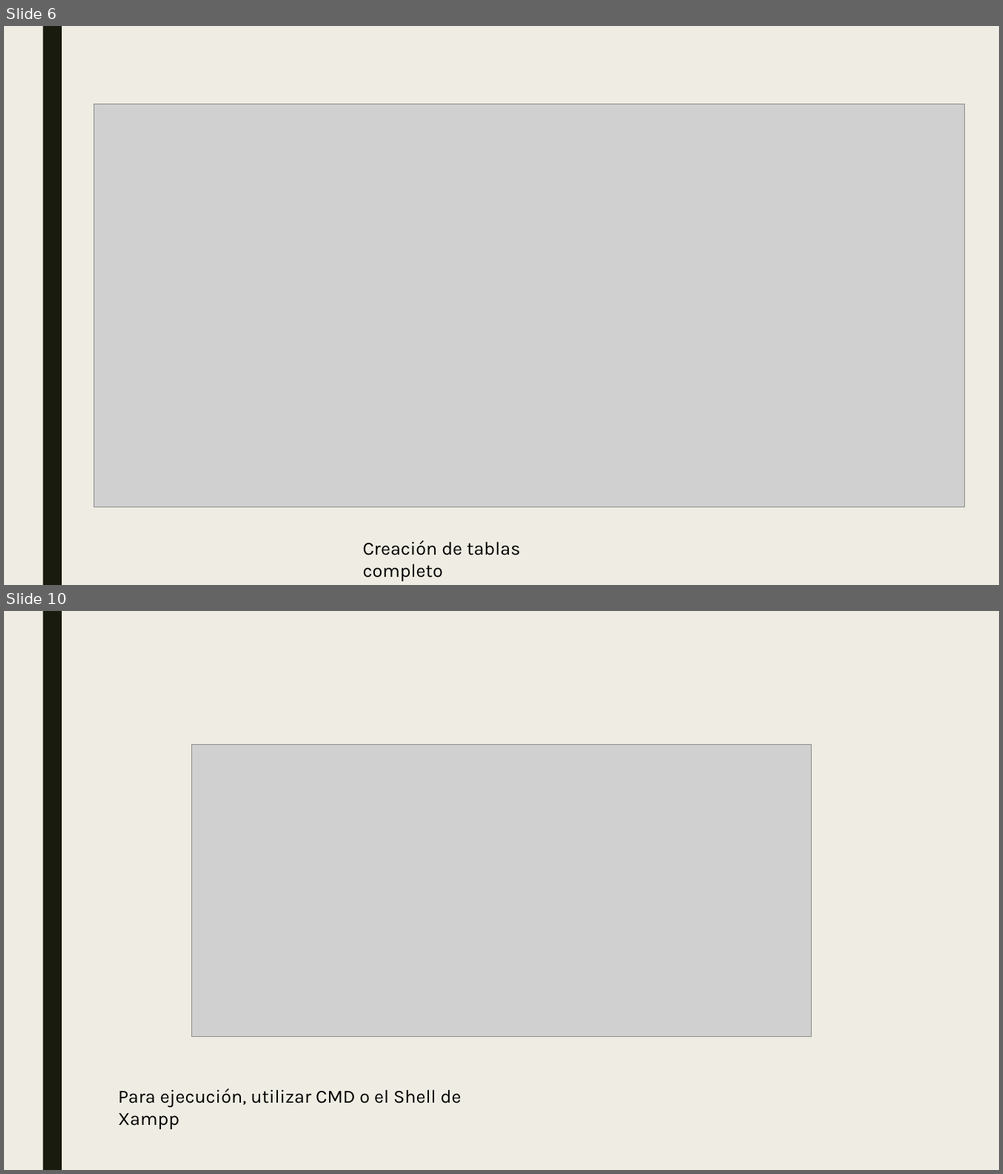
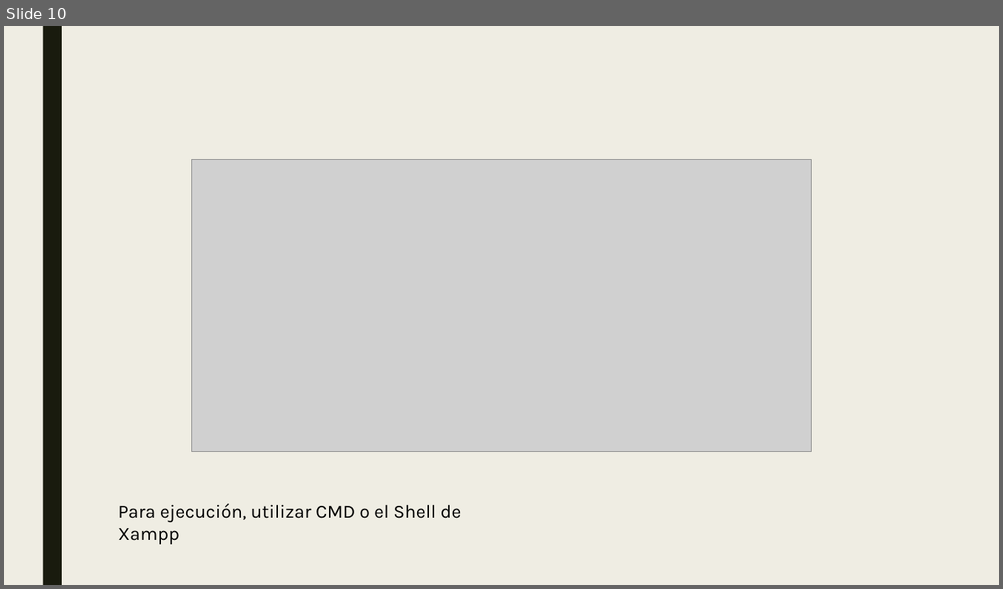
Before and after one commit to Helinks/SI-DLYTime, a slide deck: 3-Trimestre/DLYTimeDB.pptx. Shown one above the other, each under a label of ours: slides 6 and 10 before the commit, slide 10 after it; the slides between them are not shown. The pictures are 1003x1174 and 1003x589 pixels, drawn with LibreOffice and Linux fonts; fonts in the diff are those of the drawing; grey boxes stand for pictures. Boxes give left, top, right and bottom in pixels: in the first picture for what was removed or moved away, otherwise in the second. Text is boxed around its words. In the diff, an @@ line names an element or a change of style, - is before the commit and + after.

```diff
--- a/3-Trimestre/DLYTimeDB.pptx
+++ b/3-Trimestre/DLYTimeDB.pptx
@@ slide 6 removed at bbox=[4, 26, 999, 585], background #EFEDE3; not listed: 1 template element that a slide beside it also shows @@
@@ picture removed at bbox=[94, 104, 965, 508] @@
@@ text removed at bbox=[363, 541, 520, 582] @@
-Creación de tablas completo
```
Also in this commit, not shown: 6 slides changed, 11 slides added, 6 other slides removed.
